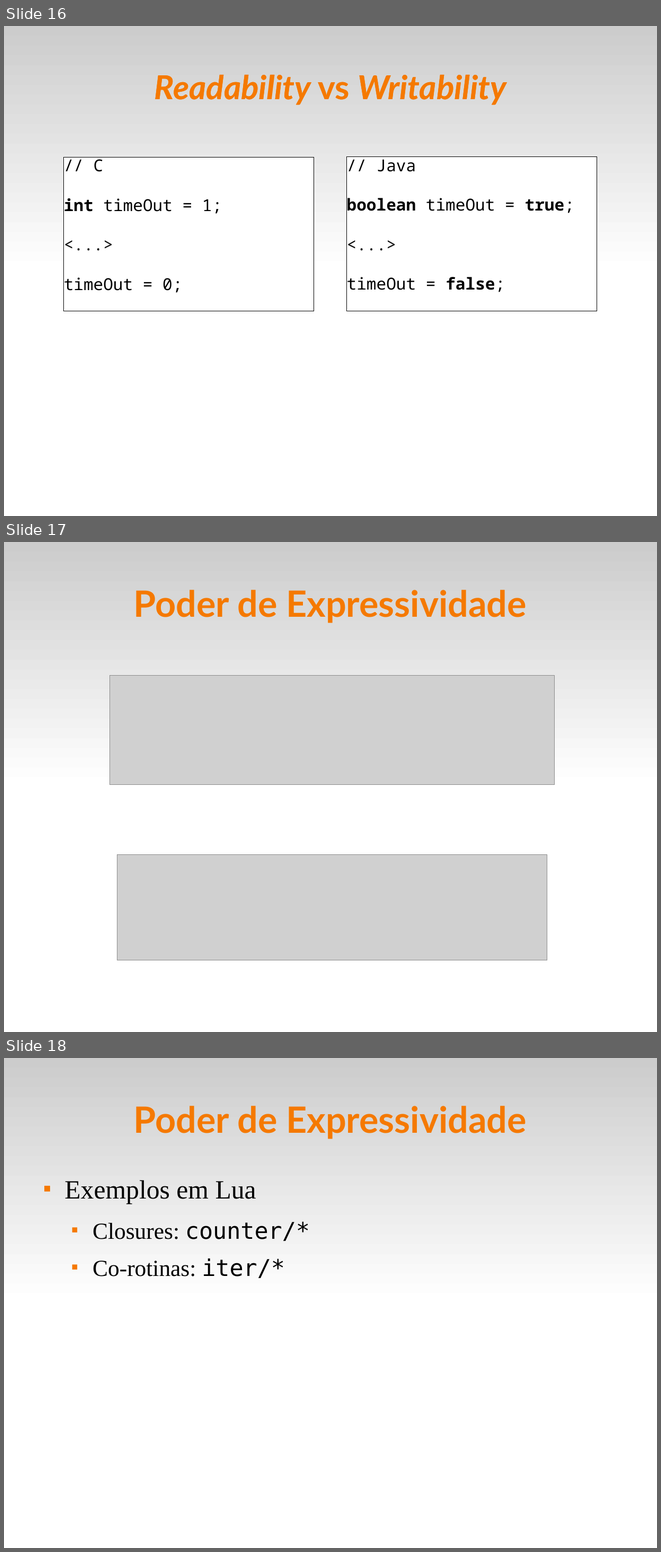
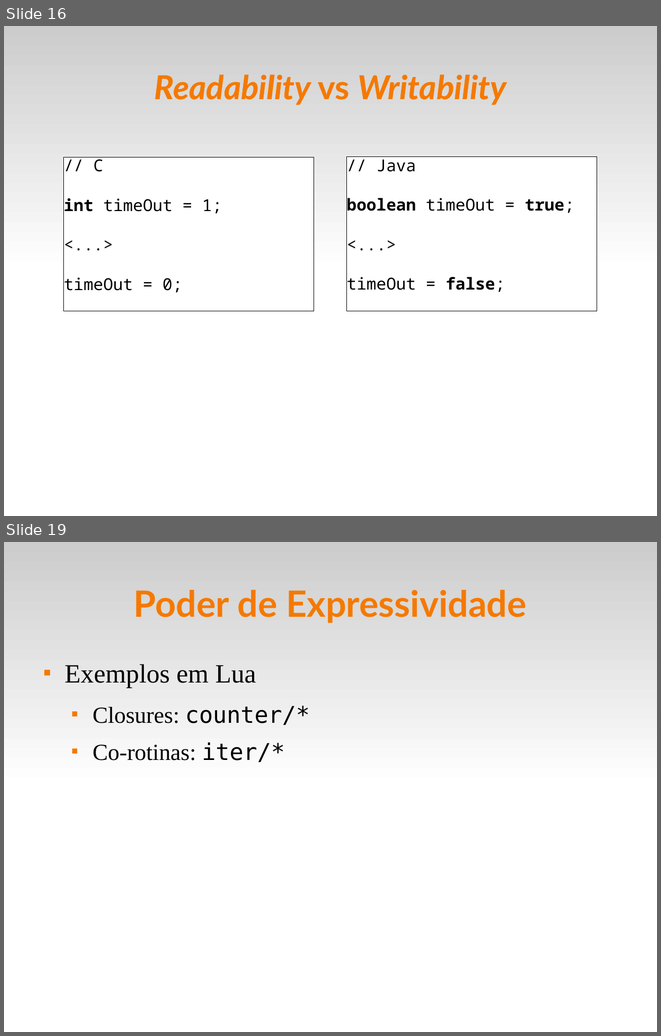
Before and after one commit to fsantanna-uerj/EDL, a slide deck: slides/edl-01.odp. Shown one above the other, each under a label of ours: slides 16, 17 and 18 before the commit, slides 16 and 19 after it; the slides between them are not shown. The pictures are 661x1552 and 661x1036 pixels, drawn with LibreOffice and Linux fonts; fonts in the diff are those of the drawing; grey boxes stand for pictures. Boxes give left, top, right and bottom in pixels: in the first picture for what was removed or moved away, otherwise in the second. Text is boxed around its words. In the diff, an @@ line names an element or a change of style, - is before the commit and + after.

```diff
--- a/slides/edl-01.odp
+++ b/slides/edl-01.odp
@@ slide 17 removed at (4,542,657,1032), background #FFFFFF; not listed: 1 template element that a slide beside it also shows @@
@@ title removed at (134,590,527,623) @@
-Poder de Expressividade
@@ picture removed at (110,676,555,784) @@
@@ picture removed at (117,854,547,960) @@
@@ what was slide 18 is now slide 19 @@
```
Also in this commit, not shown: 1 slide changed, 1 slide added, 4 other files.
